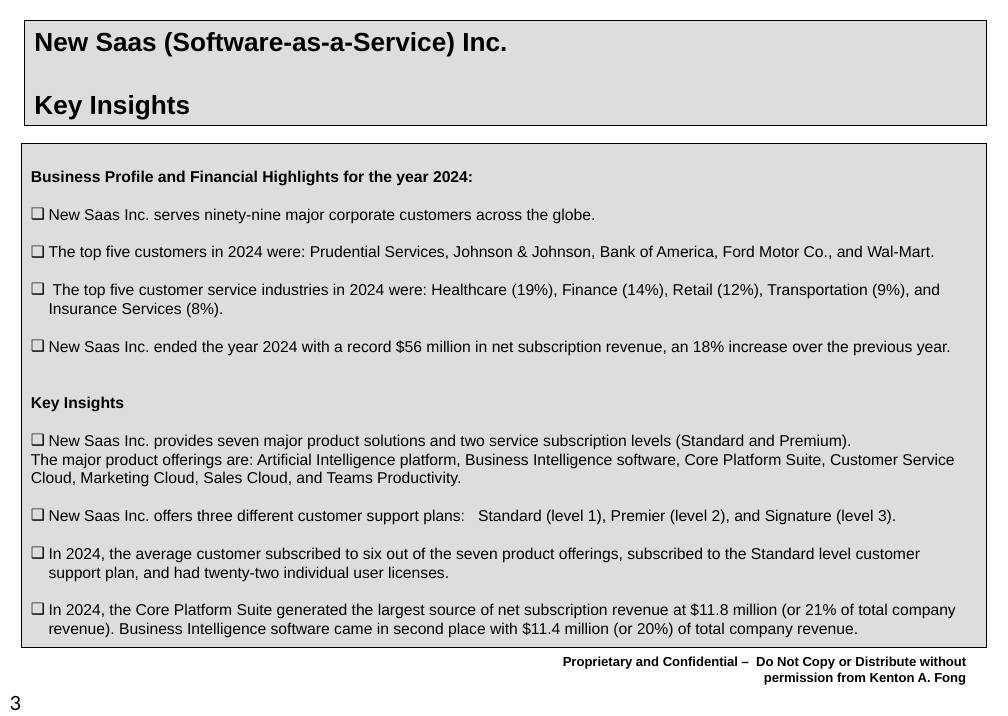
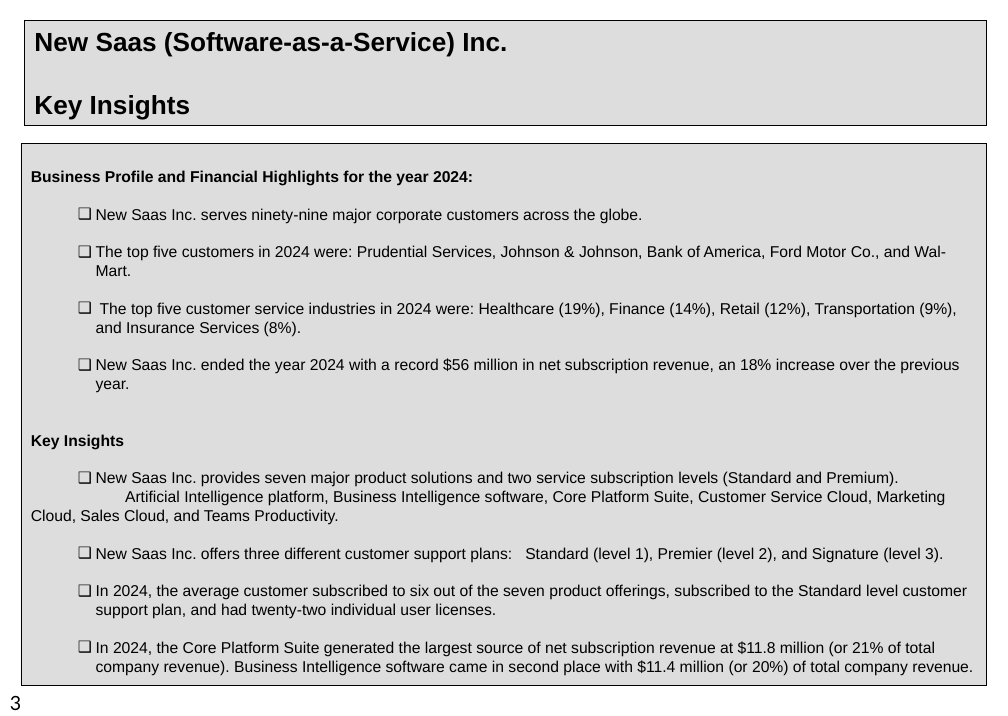
Before and after one commit to Ken1-prog/New-Saas-Inc., a slide deck: slide 3 of Saas DB design overv 1a.pptx. Drawn at 1008x716 pixels with LibreOffice and Linux fonts; fonts in the diff are those of the drawing. Boxes give left, top, right and bottom in pixels: in the first picture for what was removed or moved away, otherwise in the second. Text is boxed around its words. In the diff, an @@ line names an element or a change of style, - is before the commit and + after.

```diff
--- a/Saas DB design overv 1a.pptx
+++ b/Saas DB design overv 1a.pptx
@@ rectangle "Business Profile and Financial Highlights ...": place and size @@
-rectangle "Business Profile and Financial Highlights ..." at bbox=[21, 143, 986, 648]
+rectangle "Business Profile and Financial Highlights ..." at bbox=[21, 143, 986, 686]
@@ text in rectangle at bbox=[96, 208, 967, 676]: list level 1 to 2 in "New Saas Inc. serves ninety-nine ..."; list level 1 to 2 in "The top five customers in ..."; list level 1 to 2 in "The top five customer service ..."; list level 1 to 2 in "New Saas Inc. ended the ..."; list level 1 to 2 in "New Saas Inc. provides seven ..."; list level 1 to 2 in "New Saas Inc. offers three ..."; list level 1 to 2 in "In 2024, the average customer ..."; list level 1 to 2 in "In 2024, the Core Platform ..." @@
@@ text in rectangle at bbox=[31, 490, 946, 525]: text changed @@
-The major product offerings are: Artificial Intelligence platform, Business Intelligence software, Core Platform Suite, Customer Service Cloud, Marketing Cloud, Sales Cloud, and Teams Productivity.
+Artificial Intelligence platform, Business Intelligence software, Core Platform Suite, Customer Service Cloud, Marketing Cloud, Sales Cloud, and Teams Productivity.
```
Also in this commit, not shown: 2 other slides changed.
